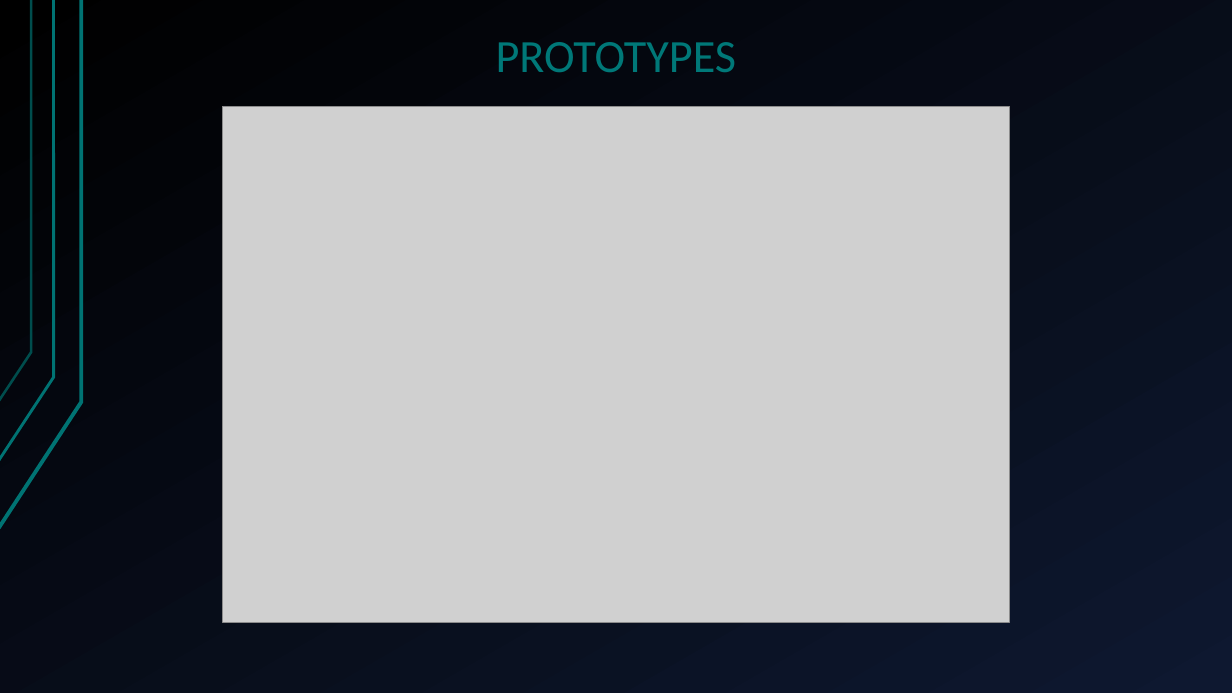
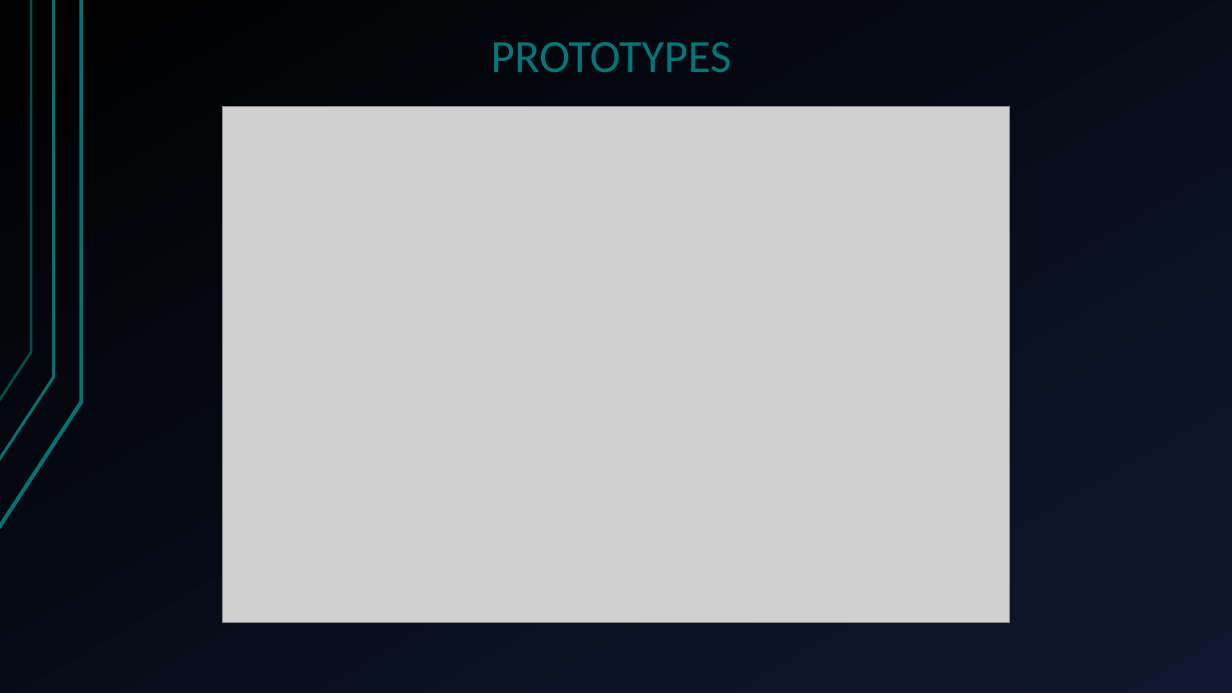
Before and after one commit to alexxGmZ/MenuMaApp, a slide deck: slide 8 of DOCS/FreEzMenu2.pptx. Drawn at 1232x693 pixels with LibreOffice and Linux fonts; fonts in the diff are those of the drawing; grey boxes stand for pictures. Boxes give left, top, right and bottom in pixels: in the first picture for what was removed or moved away, otherwise in the second. Text is boxed around its words. In the diff, an @@ line names an element or a change of style, - is before the commit and + after.

```diff
--- a/DOCS/FreEzMenu2.pptx
+++ b/DOCS/FreEzMenu2.pptx
@@ text "PROTOTYPES": place and size @@
-text "PROTOTYPES" at [496, 42, 737, 72]
+text "PROTOTYPES" at [491, 42, 732, 72]
```
Also in this commit, not shown: 10 other slides changed.
